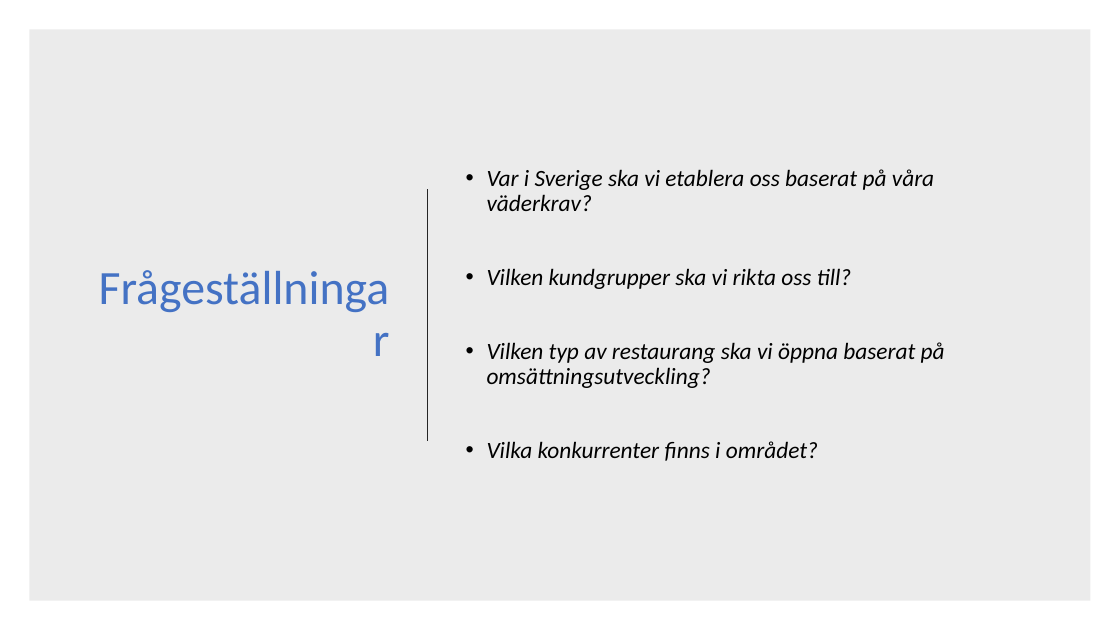
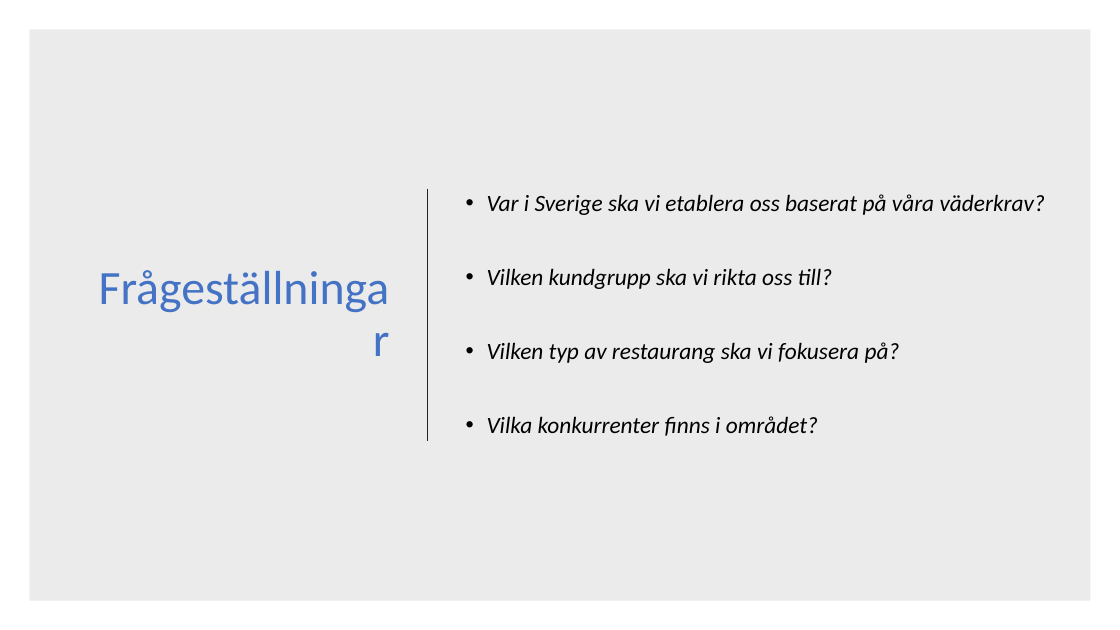
Before and after one commit to sobo1801/UnicornCo, a slide deck: slide 3 of Unicorn Co.pptx. Drawn at 1120x630 pixels with LibreOffice and Linux fonts; fonts in the diff are those of the drawing. Boxes give left, top, right and bottom in pixels: in the first picture for what was removed or moved away, otherwise in the second. Text is boxed around its words. In the diff, an @@ line names an element or a change of style, - is before the commit and + after.

```diff
--- a/Unicorn Co.pptx
+++ b/Unicorn Co.pptx
@@ text at (487, 268, 900, 363): text changed @@
-• Vilken kundgrupper ska vi rikta oss till?
-• Vilken typ av restaurang ska vi öppna baserat på omsättningsutveckling?
+• Vilken kundgrupp ska vi rikta oss till?
+• Vilken typ av restaurang ska vi fokusera på?
```
Also in this commit, not shown: 2 other slides changed.
